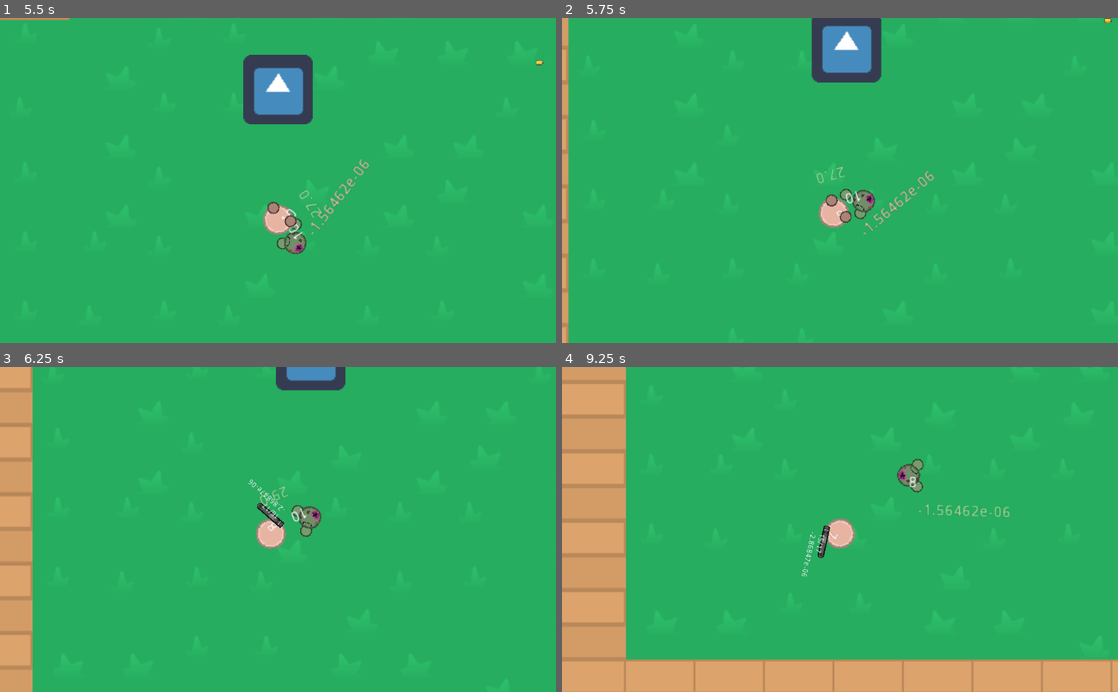
Above: before the commit, frames 1-4 (two rows, left to right).
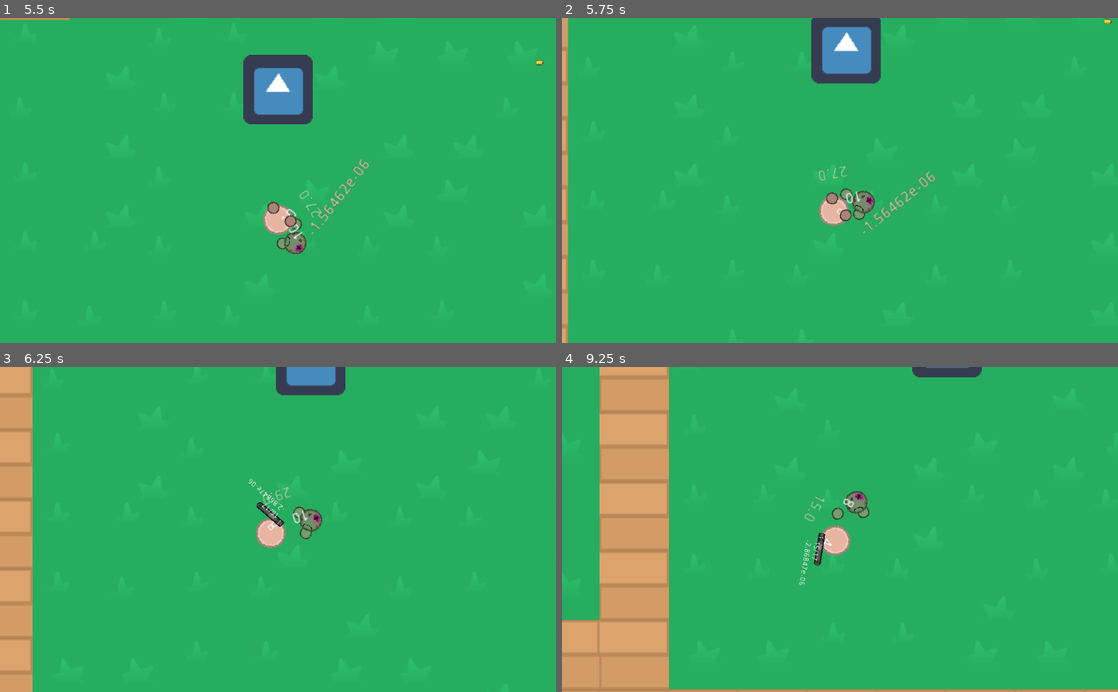
Above: after the commit, the same moments.

Repository: Panda248/Hu-Yang-Yoyale
Game: Godot game, scene res://World.tscn
The game is run twice, just before and just after one commit, with the same random seed, the same clock (stepped at 60 frames per second) and the same inputs. The engine's default icon, where the game draws it, is replaced by a stand-in: a white triangle on a blue panel in a dark square.
Inputs (mouse positions are in pixels of both pictures, inside the frame that each line leads up to):
- Up to frame 1 (5.5 s): tap Enter at 0.5, 5 s; move the mouse to (400, 164) at 0.52 s; hold E (game_switch_weapon_right) 0.53-1.28 s; click (400, 164) at 0.6 s; tap Space at 1.25 s; move the mouse to (166, 196) at 1.27 s; hold Down (ui_down) 1.28-2.03 s; right-click (166, 196) at 1.35 s; move the mouse to (333, 109) at 2.02 s; hold E (game_switch_weapon_right) 2.03-2.78 s; click (333, 109) at 2.1 s; move the mouse to (250, 245) at 2.77 s; hold Up (ui_up) 2.78-3.53 s; right-click (250, 245) at 2.85 s; move the mouse to (444, 229) at 3.52 s; hold Q (game_switch_weapon_left) 3.53-5.03 s; click (444, 229) at 3.6 s; move the mouse to (111, 131) at 4.27 s; right-click (111, 131) at 4.35 s; move the mouse to (305, 180) at 5.02 s; hold Down (ui_down) from 5.03 s (still down); click (305, 180) at 5.1 s
- Up to frame 2 (5.75 s): keep holding Down (ui_down)
- Up to frame 3 (6.25 s): move the mouse to (194, 448) at 5.77 s; release Down (ui_down) at 5.78 s; hold E (game_switch_weapon_right) from 5.78 s (still down); right-click (194, 448) at 5.85 s
- Up to frame 4 (9.25 s): move the mouse to (962, 513) at 6.52 s; release E (game_switch_weapon_right) at 6.53 s; hold Up (ui_up) 6.53-7.28 s; click (962, 513) at 6.6 s; move the mouse to (728, 545) at 7.27 s; hold E (game_switch_weapon_right) 7.28-8.03 s; right-click (728, 545) at 7.35 s; move the mouse to (895, 458) at 8.02 s; hold Down (ui_down) 8.03-8.78 s; click (895, 458) at 8.1 s; move the mouse to (812, 594) at 8.77 s; hold Q (game_switch_weapon_left) from 8.78 s (still down); right-click (812, 594) at 8.85 s

Frame 1 is identical in both runs. In frame 2, 1.3% of the frame differs, in the area x 0-99%, y 0-100%; in frame 3, 2.0%; in frame 4, 24%, in the area x 0-100%, y 0-100%.

Commit message:
health

Diff:
--- a/scripts/Player.gd
+++ b/scripts/Player.gd
@@ -27,8 +27,10 @@
 
 	direction = direction.normalized();
 
-	velocity = 200 - 40 * $Equipped.get_child(0).getWeight()
+	velocity = (200 - 40 * $Equipped.get_child(0).getWeight()) * (health+5)/15
+
 	print(velocity)
+
 	move_and_slide(direction * velocity * delta*60);
 	pass
 
